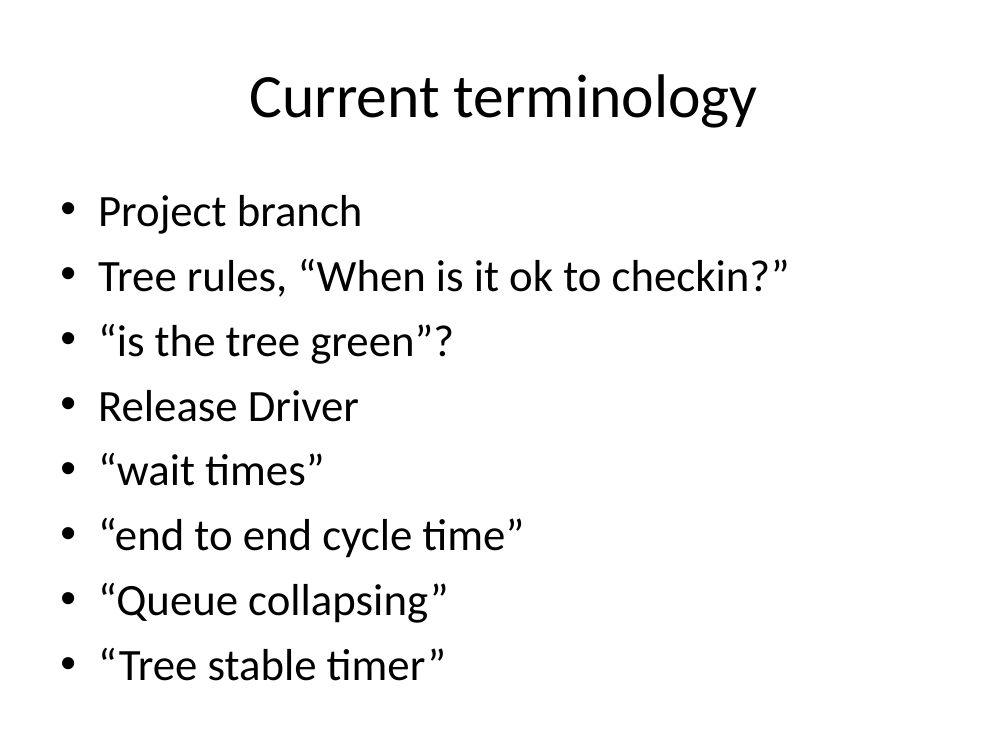
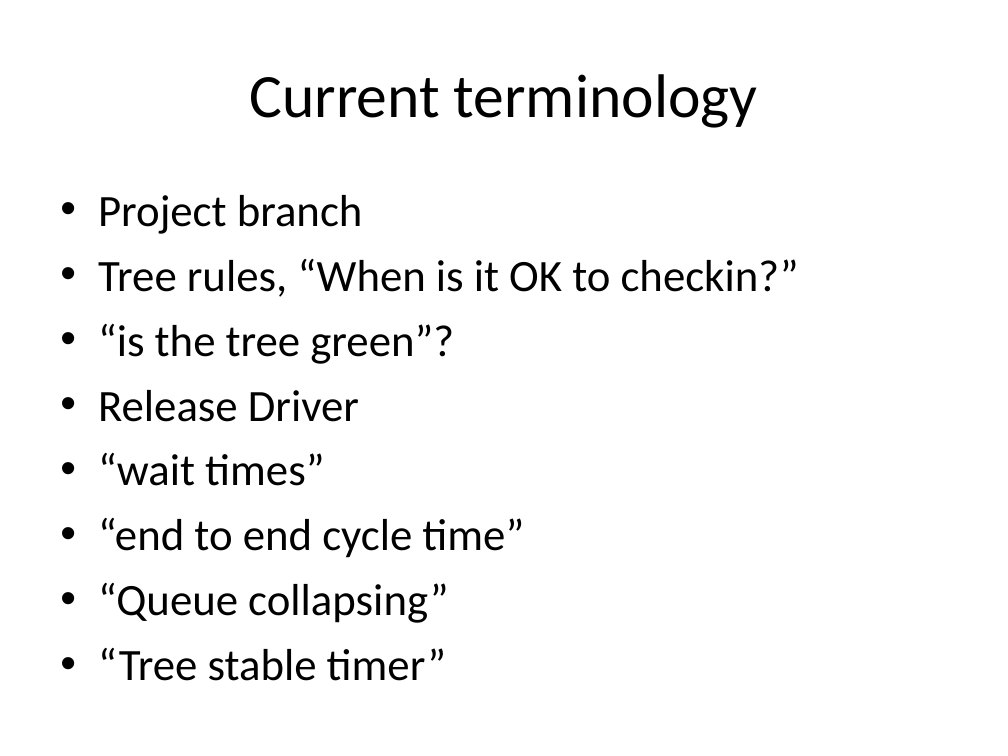
Before and after one commit to armenzg/playground, a slide deck: slide 19 of mozilla/slides/presentations/RelEng-newhire-brownbag-april2011.ppt. Drawn at 1008x756 pixels with LibreOffice and Linux fonts; fonts in the diff are those of the drawing. Boxes give left, top, right and bottom in pixels: in the first picture for what was removed or moved away, otherwise in the second. Text is boxed around its words. In the diff, an @@ line names an element or a change of style, - is before the commit and + after.

```diff
--- a/mozilla/slides/presentations/RelEng-newhire-brownbag-april2011.ppt
+++ b/mozilla/slides/presentations/RelEng-newhire-brownbag-april2011.ppt
@@ text at box(98, 259, 799, 297): text changed @@
-• Tree rules, “When is it ok to checkin?”
+• Tree rules, “When is it OK to checkin?”
```
Also in this commit, not shown: 8 other slides changed, 5 slides added, 5 slides removed.
